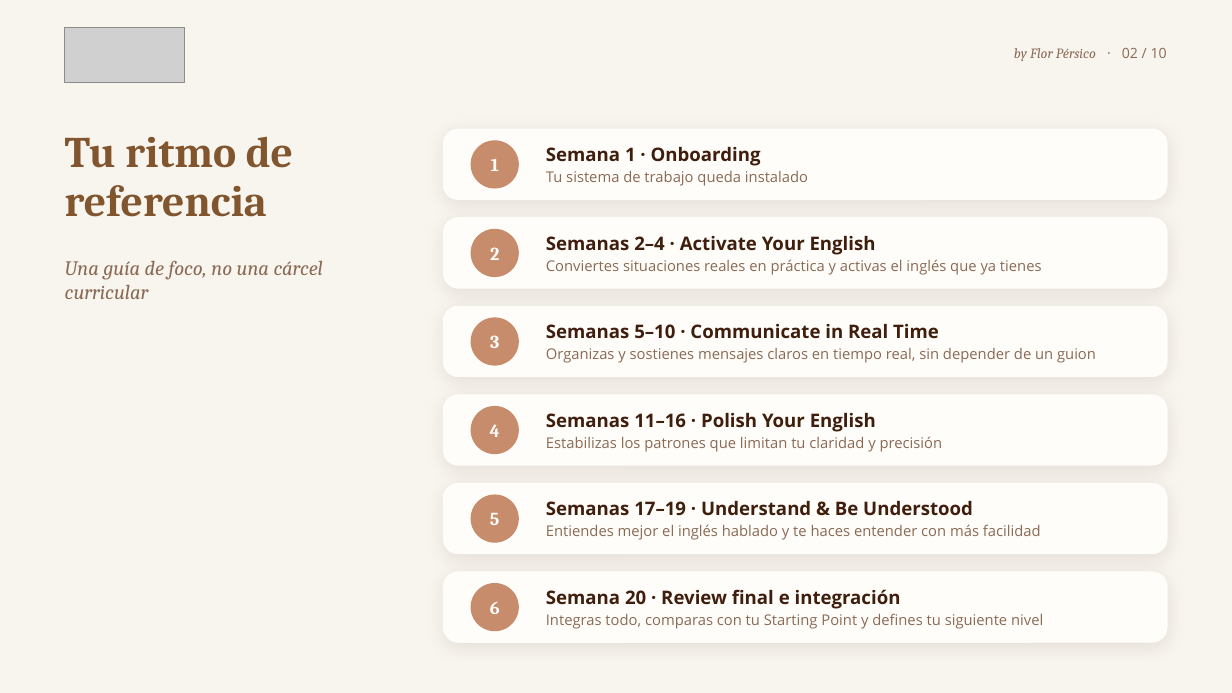
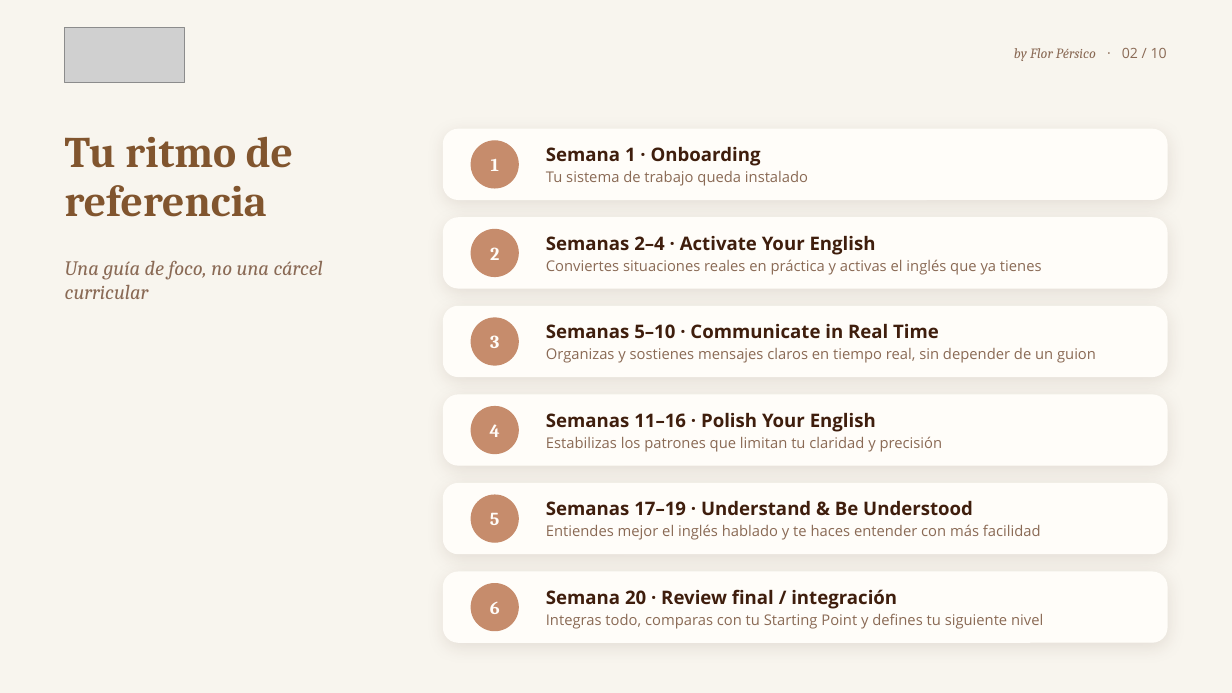
Before and after one commit to florenciapersico-ctrl/brakingbarriersatwork, a slide deck: slide 2 of onboarding/presentaciones/ONB07_Como_recorrer_AT_WORK.pptx. Drawn at 1232x693 pixels with LibreOffice and Linux fonts; fonts in the diff are those of the drawing; grey boxes stand for pictures. Boxes give left, top, right and bottom in pixels: in the first picture for what was removed or moved away, otherwise in the second. Text is boxed around its words. In the diff, an @@ line names an element or a change of style, - is before the commit and + after.

```diff
--- a/onboarding/presentaciones/ONB07_Como_recorrer_AT_WORK.pptx
+++ b/onboarding/presentaciones/ONB07_Como_recorrer_AT_WORK.pptx
@@ text at <box>546,589,897,609</box>: text changed @@
-Semana 20 · Review final e integración
+Semana 20 · Review final / integración
```
Also in this commit, not shown: 10 other files.
